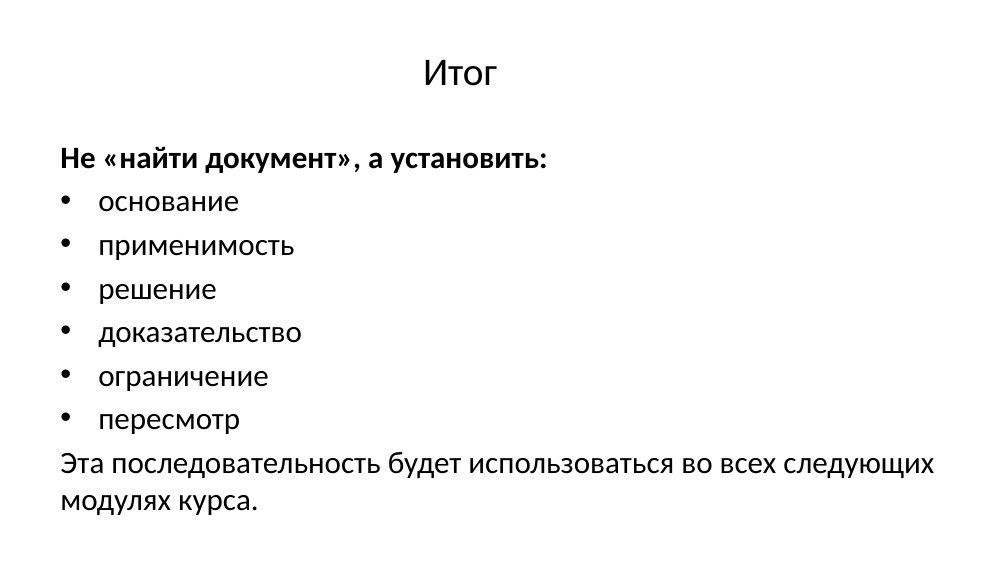
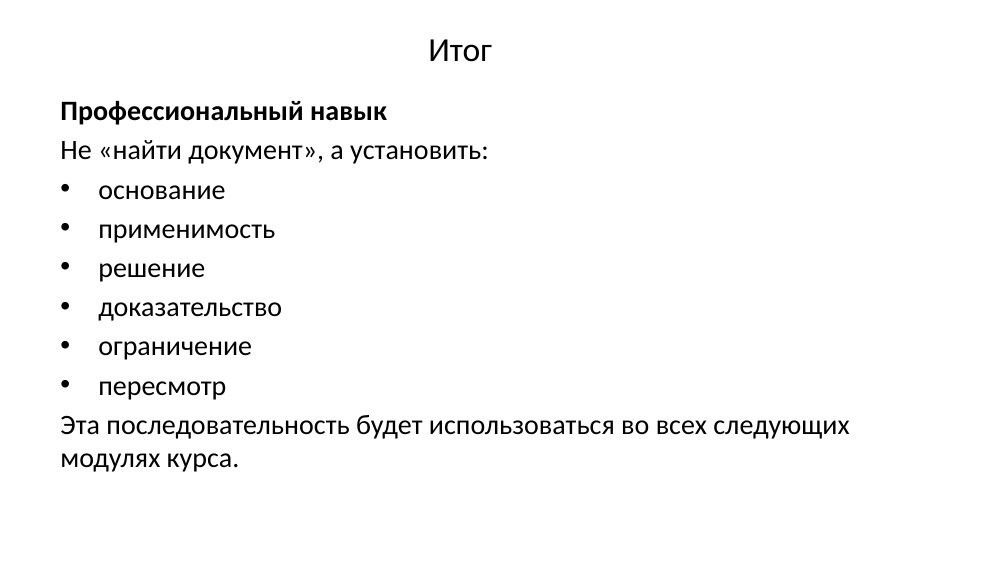
Before and after one commit to arasskazov/IFTIS-KII-2026, a slide deck: slide 12 of Lec_1_Модуль 1_1_Слайд-конспект.pptx. Drawn at 1008x567 pixels with LibreOffice and Linux fonts; fonts in the diff are those of the drawing; background and template pictures are left out. Boxes give left, top, right and bottom in pixels: in the first picture for what was removed or moved away, otherwise in the second. Text is boxed around its words. In the diff, an @@ line names an element or a change of style, - is before the commit and + after.

```diff
--- a/Lec_1_Модуль 1_1_Слайд-конспект.pptx
+++ b/Lec_1_Модуль 1_1_Слайд-конспект.pptx
@@ title "Итог" at (428,39,491,62): size 28 to 24 pt @@
@@ text "Профессиональный навык": place and size @@
-text "Профессиональный навык" at (60,146,934,515)
+text "Профессиональный навык" at (60,101,849,472)
@@ text at (60,101,387,125): paragraph added @@
+Профессиональный навык
@@ text at (60,140,849,472): size 22.2 to 20 pt in "Не «найти документ», а установить:", "основание", "применимость", "решение" and 4 more places; bold off in "Не «найти документ», а установить:" @@
```
Also in this commit, not shown: 11 other slides changed, 1 slide added.
